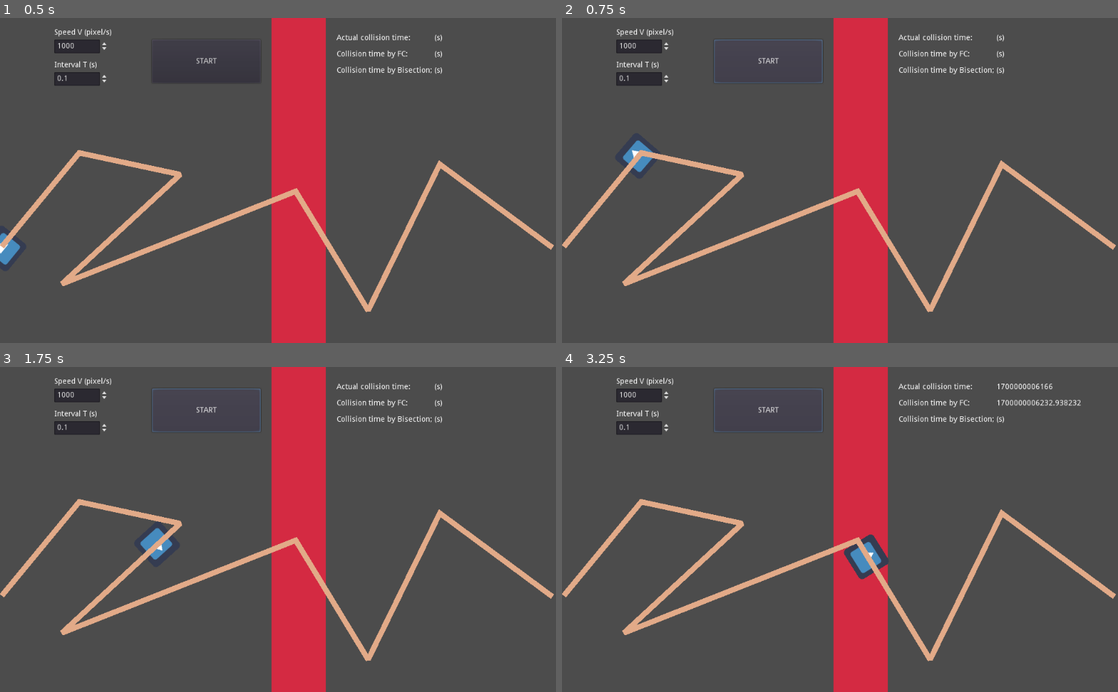
Above: before the commit, frames 1-4 (two rows, left to right).
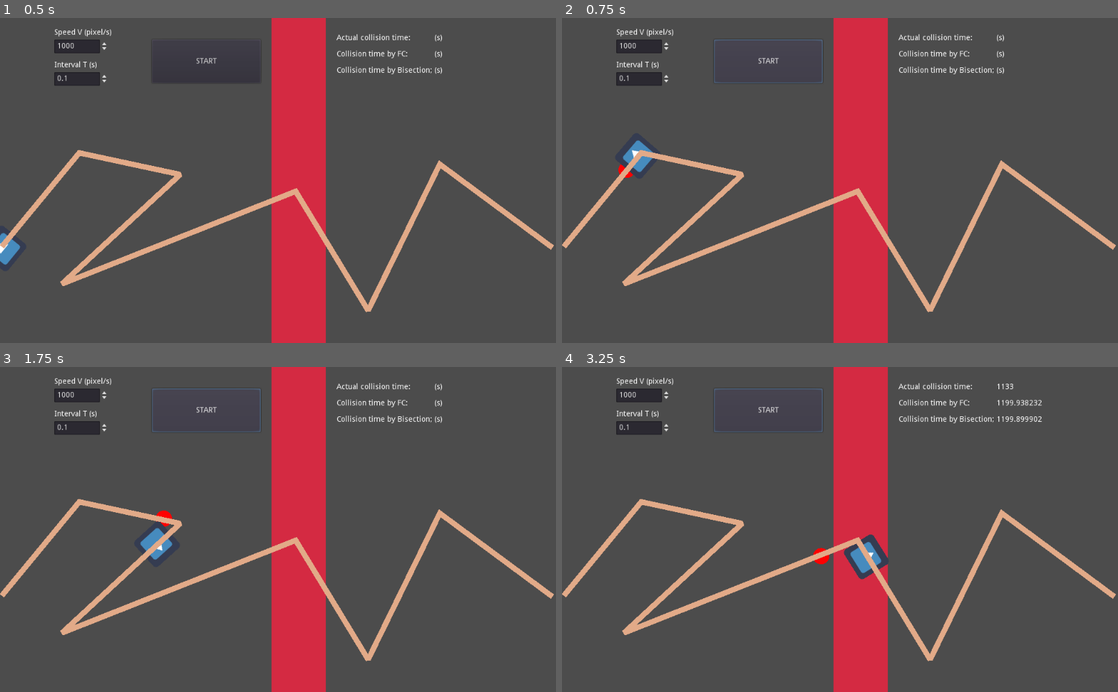
Above: after the commit, the same moments.

Repository: J-Gann/Computer-Games
Game: Godot game, scene res://Node2D.tscn
Same seed, same stepped clock (60 frames per second), same inputs: the game is played once before the commit and once after it. The engine's default icon, where the game draws it, is replaced by a stand-in: a white triangle on a blue panel in a dark square.
Inputs:
- Up to frame 1 (0.5 s): no input
- Up to frame 2 (0.75 s): click "START" at 0.5 s
- Up to frame 3 (1.75 s): click "START" at 1.25 s
- Up to frame 4 (3.25 s): click "START" at 2 s

Frame 1 is identical in both runs. In frame 2, less than 0.1% of the frame differs, in the area x 10-13%, y 44-50%; in frame 3, less than 0.1%; in frame 4, 0.4%, in the area x 45-94%, y 5-61%.

Commit message:
sex07 fehlerhaft

Diff:
--- a/ex07/collision_time_release/Node2D.gd
+++ b/ex07/collision_time_release/Node2D.gd
@@ -2,11 +2,13 @@
 var param_V = 200
 var param_T = 3
 var act_T
+var col_T
 var old_T
 var dis
 var old_dis
 var stop
 var stop_act = false
+var drawnow = false
 
 var rad	= 10
 var col = Color(255,0,0)
@@ -27,8 +29,9 @@
 	wallNode = get_node("Wall")
 	roadNode = get_node("Road")
 	sprite = get_node("Path2D/CharacterFollow/Sprite")
+	oldPos = sprite.to_global(sprite.get_position())
+	set_process(false)
 
-	set_process(false)
 
 func _on_Button_pressed():
 	timeStart = OS.get_system_time_msecs()
@@ -52,14 +55,18 @@
 	if !stop:
 		var newOffset = pathNode.get_offset() + param_V * delta
 		pathNode.set_offset(newOffset)
-	update()
+	if drawnow:
+		update()
 	if !stop_act:
 		if distance() < 0:
+			act_T = OS.get_system_time_msecs()
 			update_actual()
 
 func _draw():
-	pass
-	#draw_circle(Vector2(oldPos.x, oldPos.y),rad,col)
+	var rad	= 15
+	var col = Color(1.0,0.0,0.0)
+	draw_circle(oldPos,rad,col)
+	drawnow = false
 
 func distance():
 	if oldPos.x <= wallNode.get_point_position(0).x :
@@ -68,27 +75,33 @@
 		return oldPos.x-(wallNode.get_point_position(1).x+50.0)
 
 func update_actual():
-	$ActualValueLabel.text = String(OS.get_system_time_msecs())
+	$ActualValueLabel.text = String(act_T-timeStart)
 	stop_act = true
 
 func fast_correction():
-	return act_T-param_T + (old_dis/param_V)
+	return (col_T-param_T + (old_dis/param_V))-timeStart
 
 func bisection():
-	var t1 = act_T-param_T
-	var t2 = act_T
+	var t1 = col_T-param_T
+	var t2 = col_T
 	while abs(t1-t2)>(param_T/1000.0):
 		var t = (t1+t2)/2
+		if act_T > t:
+			t1 = t
+		else:
+			t2 = t
+	return t1-timeStart
 
 
 func _on_Timer_timeout():
 	dis = distance()
-	act_T = OS.get_system_time_msecs()
+	col_T = OS.get_system_time_msecs()
 	if dis < 0:
 		stop = true
 		$FcValueLabel.text= String(fast_correction())
-
+		$BisectionValueLabel.text = String(bisection())
 		$Timer.stop()
 	else:
-		_draw()
+		drawnow = true
+
 	old_dis = dis
